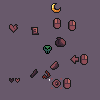
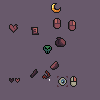
Layer changes from the first 100 x 100 image to the second:
removed layer "GoBackIcon.png" over (70, 54, 88, 65)
painted on "InspectItem.png" over (51, 76, 77, 89)
